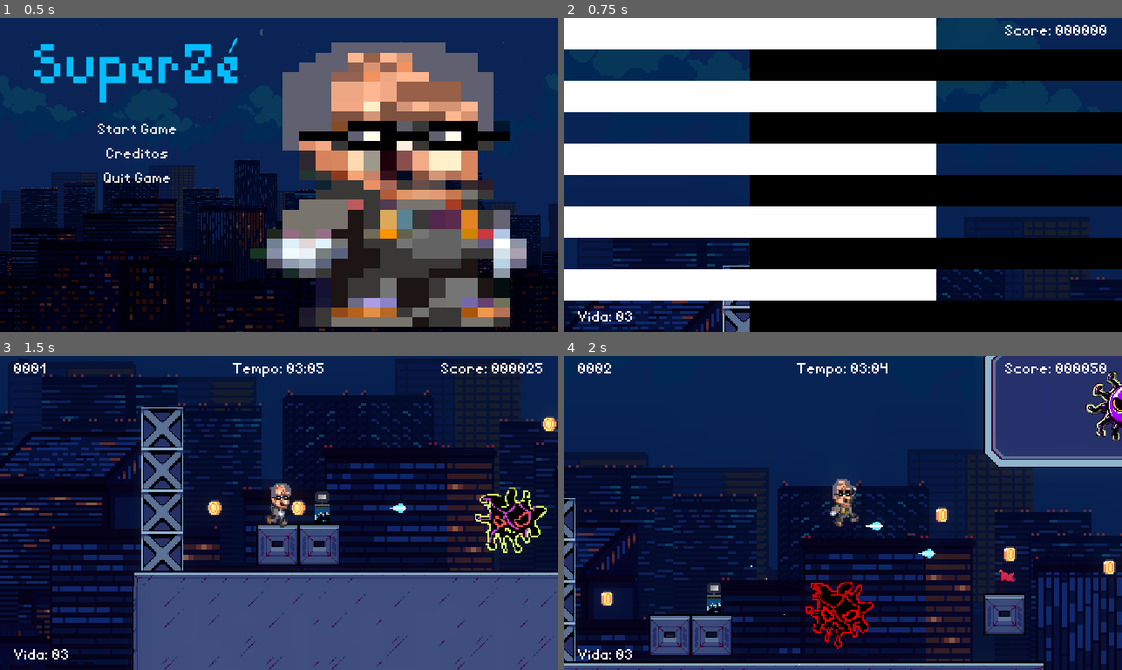
Above: before the commit, frames 1-4 (two rows, left to right).
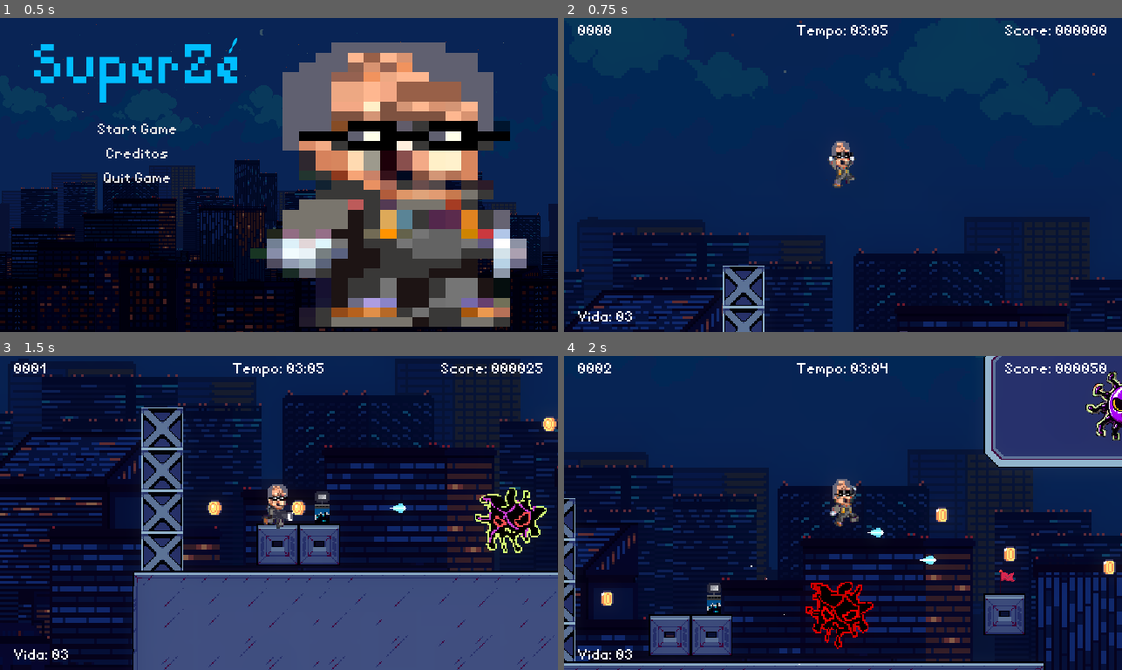
Above: after the commit, the same moments.

Repository: gabriiellrss/SuperZe
Game: Godot game, scene res://cenas/titlescreen.tscn
The game is run twice, just before and just after one commit, with the same random seed, the same clock (stepped at 60 frames per second) and the same inputs.
Inputs:
- Up to frame 1 (0.5 s): no input
- Up to frame 2 (0.75 s): click "Start Game" at 0.5 s
- Up to frame 3 (1.5 s): hold D (move_right) from 1.28 s (still down); hold Right (shoot) from 1.28 s (still down)
- Up to frame 4 (2 s): keep holding D (move_right); keep holding Right (shoot); tap Space (jump) at 1.52, 1.55, 1.82 s

Frame 1 is identical in both runs. In frame 2, 66% of the frame differs, in the area x 0-100%, y 0-100%; in frame 3, 0.5%; in frame 4, 0.2%.

Commit message:
adicionei merdas

Diff:
--- a/cenas/player.tscn
+++ b/cenas/player.tscn
@@ -6,6 +6,7 @@
 [ext_resource type="Texture2D" uid="uid://had3dpujt1es" path="res://assets/a625f29a-d7e2-4a06-99d9-ee20ef043a92.png" id="3_xojfc"]
 [ext_resource type="Texture2D" uid="uid://cqtcpud63mlbe" path="res://assets/zz.png" id="5_15dsx"]
 [ext_resource type="AudioStream" uid="uid://dpnbucrwcv4mg" path="res://audios/jump_sfx.wav" id="6_4y2i1"]
+[ext_resource type="Texture2D" uid="uid://bwkdssqdoubj5" path="res://assets/zcc.png" id="6_mp0j6"]
 [ext_resource type="AudioStream" uid="uid://b0jkncelajfem" path="res://audios/doubleJump_sfx.wav" id="7_ogt8j"]
 [ext_resource type="AudioStream" uid="uid://11bqqys2y1d0" path="res://audios/shot.wav" id="7_rijvs"]
 [ext_resource type="AudioStream" uid="uid://biqwfanapnasm" path="res://audios/Zé da Manga - Sound Effects BR.WAV" id="8_rijvs"]
@@ -101,6 +102,34 @@
 atlas = ExtResource("5_15dsx")
 region = Rect2(124, 0, 124, 149)
 
+[sub_resource type="AtlasTexture" id="AtlasTexture_1vaqx"]
+atlas = ExtResource("6_mp0j6")
+region = Rect2(0, 0, 125, 147)
+
+[sub_resource type="AtlasTexture" id="AtlasTexture_u4uu3"]
+atlas = ExtResource("6_mp0j6")
+region = Rect2(125, 0, 125, 147)
+
+[sub_resource type="AtlasTexture" id="AtlasTexture_luhlb"]
+atlas = ExtResource("6_mp0j6")
+region = Rect2(250, 0, 125, 147)
+
+[sub_resource type="AtlasTexture" id="AtlasTexture_821w2"]
+atlas = ExtResource("6_mp0j6")
+region = Rect2(353, 0, 119, 147)
+
+[sub_resource type="AtlasTexture" id="AtlasTexture_ldhcr"]
+atlas = ExtResource("6_mp0j6")
+region = Rect2(472, 0, 119, 147)
+
+[sub_resource type="AtlasTexture" id="AtlasTexture_i3yeh"]
+atlas = ExtResource("6_mp0j6")
+region = Rect2(609, 0, 126, 147)
+
+[sub_resource type="AtlasTexture" id="AtlasTexture_gqqv0"]
+atlas = ExtResource("6_mp0j6")
+region = Rect2(741, 0, 126, 147)
+
 [sub_resource type="AtlasTexture" id="AtlasTexture_rijvs"]
 atlas = ExtResource("5_15dsx")
 region = Rect2(248, 0, 124, 168)
@@ -222,6 +251,32 @@
 "loop": true,
 "name": &"shootJump",
 "speed": 12.0
+}, {
+"frames": [{
+"duration": 1.0,
+"texture": SubResource("AtlasTexture_1vaqx")
+}, {
+"duration": 1.0,
+"texture": SubResource("AtlasTexture_u4uu3")
+}, {
+"duration": 1.0,
+"texture": SubResource("AtlasTexture_luhlb")
+}, {
+"duration": 1.0,
+"texture": SubResource("AtlasTexture_821w2")
+}, {
+"duration": 1.0,
+"texture": SubResource("AtlasTexture_ldhcr")
+}, {
+"duration": 1.0,
+"texture": SubResource("AtlasTexture_i3yeh")
+}, {
+"duration": 1.0,
+"texture": SubResource("AtlasTexture_gqqv0")
+}],
+"loop": true,
+"name": &"shootRun",
+"speed": 11.0
 }, {
 "frames": [{
 "duration": 1.0,
@@ -249,8 +304,8 @@
 position = Vector2(0, -8)
 scale = Vector2(0.274193, 0.279333)
 sprite_frames = SubResource("SpriteFrames_2a8fw")
-animation = &"idle"
-frame_progress = 0.90461
+animation = &"shootRun"
+frame_progress = 0.0442224
 
 [node name="camera" type="Camera2D" parent="."]
 visible = false
@@ -284,6 +339,10 @@
 position = Vector2(11, -5)
 scale = Vector2(2.16887, 1.83201)
 
+[node name="Marker2D2" type="Marker2D" parent="."]
+position = Vector2(12, 0)
+scale = Vector2(2.16887, 1.83201)
+
 [node name="Jump_sfx" type="AudioStreamPlayer" parent="."]
 stream = ExtResource("6_4y2i1")
 volume_db = -3.216
--- a/cenas/titlescreen.tscn
+++ b/cenas/titlescreen.tscn
@@ -102,7 +102,6 @@
 auto_translate_mode = 1
 stream = ExtResource("6_hwg0w")
 volume_db = -33.583
-autoplay = true
 
 [node name="WorldEnvironment" type="WorldEnvironment" parent="."]
 environment = SubResource("Environment_23kea")
--- a/project.godot
+++ b/project.godot
@@ -19,6 +19,7 @@
 
 Globals="*res://scripts/globals.gd"
 DialogManager="*res://scripts/dialog_manager.gd"
+MusicPlayer="*res://scripts/music_player.gd"
 
 [display]
 
--- /dev/null
+++ b/scripts/music_player.gd
@@ -0,0 +1,14 @@
+extends Node
+
+@onready var music_player = AudioStreamPlayer.new()
+
+func _ready():
+	var music = preload("res://audios/The Weeknd - Save Your Tears (Instrumental).MP3")
+
+	if music is AudioStream:  # Garante que o áudio carregou corretamente
+		music.set_loop(true)   # Ativa o loop no stream de áudio
+
+	music_player.stream = music
+	music_player.volume_db = -20  # Ajuste o volume se necessário
+	add_child(music_player)  # Adiciona o player à cena
+	music_player.play()  # Começa a tocar automaticamente
--- a/scripts/my_player.gd
+++ b/scripts/my_player.gd
@@ -13,6 +13,7 @@
 var air_jumps = 0
 var is_jumping = false
 var is_shooting = false
+var is_shootrun = false
 var knockback_vector := Vector2.ZERO
 
 @onready var anim := $anim as AnimatedSprite2D
@@ -25,10 +26,9 @@
 
 signal player_has_died()
 
-# Aceleração e desaceleração para o movimento
 const ACCELERATION = 600.0
 const DECELERATION = 800.0
-const AIR_CONTROL_FACTOR = 0.6  # Controla o movimento no ar (quanto mais baixo, menos controle)
+const AIR_CONTROL_FACTOR = 0.6
 
 func _physics_process(delta):
 	# Aplica a gravidade
@@ -40,7 +40,7 @@
 		air_jumps = MAX_AIR_JUMPS
 		is_jumping = false
 
-	# Controle de pulo (pequeno e alto)
+	# Controle de pulo
 	if Input.is_action_just_pressed("jump"):
 		if is_on_floor():
 			velocity.y = JUMP_VELOCITY
@@ -53,75 +53,71 @@
 			is_jumping = true
 
 	if Input.is_action_just_released("jump") and velocity.y < JUMP_VELOCITY / 2:
-		velocity.y = JUMP_VELOCITY / 2  # Permite um pulo menor ao soltar o botão
+		velocity.y = JUMP_VELOCITY / 2
 
-	if Input.is_action_pressed("shoot"):
-		is_shooting = true
-		if shoot_cooldown.is_stopped():
-			shoot_bullet()
-	else:
-		is_shooting = false
-	# Movimento permitido no ar e no chão
+	# Atualiza se está atirando
+	is_shooting = Input.is_action_pressed("shoot")
+	if is_shooting and shoot_cooldown.is_stopped():
+		shoot_bullet()
+
+	# Movimento
 	var direction = Input.get_axis("move_left", "move_right")
 
-	if Input.is_action_pressed("move_left"):
-		if sign($Marker2D.position.x) == 1:
-			$Marker2D.position.x *= -1
+	# Atualiza posição do Marker2D para o lado correto
+	if direction < 0 and $Marker2D.position.x > 0:
+		$Marker2D.position.x *= -1
+		$Marker2D2.position.x *= -1
+	elif direction > 0 and $Marker2D.position.x < 0:
+		$Marker2D.position.x *= -1
+		$Marker2D2.position.x *= -1
 
-	if Input.is_action_pressed("move_right"):
-		if sign($Marker2D.position.x) == -1:
-			$Marker2D.position.x *= -1
-
-	# Aceleração/desaceleração no chão
+	# Aceleração e desaceleração no chão
 	if direction != 0:
 		velocity.x = move_toward(velocity.x, direction * SPEED, ACCELERATION * delta)
 	else:
 		velocity.x = move_toward(velocity.x, 0, DECELERATION * delta)
 
-	# Movimento no ar (controle reduzido)
+	# Movimento no ar
 	if not is_on_floor():
 		velocity.x = move_toward(velocity.x, direction * SPEED, ACCELERATION * delta * AIR_CONTROL_FACTOR)
 
-	# Troca as animações (bloqueia "run" no ar)
+	# Define se está correndo e atirando
+	is_shootrun = direction != 0 and is_shooting
+
+	# Troca de animações
 	if is_on_floor():
-		if direction != 0:
-			anim.play("run")  # Animação de correr
+		if is_shootrun:
+			anim.play("shootRun")
+		elif direction != 0:
+			anim.play("run")
 		elif is_shooting:
 			anim.play("shoot")
 		else:
-			anim.play("idle")  # Animação de ficar parado
+			anim.play("idle")
 	else:
 		if velocity.y < 0:
 			if air_jumps == 0:
 				anim.play("doubleJump")
 			elif is_shooting:
-				anim.play("shootJump")  # Animação de pulo atirando
+				anim.play("shootJump")
 			else:
 				anim.play("jump")
 		elif velocity.y > 0:
-			# Se estava atirando antes de cair, usa a animação "shortFall"
 			if is_shooting:
 				anim.play("shortFall")
 			else:
-				anim.play("fall")  # Animação de queda normal
+				anim.play("fall")
 
-	# Corrige o espelhamento do personagem dependendo da direção do movimento
+	# Corrige espelhamento do personagem
 	if direction != 0:
-		$anim.flip_h = (direction < 0)  # Usa flip_h ao invés de mexer no scale.x
-
+		$anim.flip_h = (direction < 0)
 
 	if knockback_vector != Vector2.ZERO:
 		velocity = knockback_vector
 
 	move_and_slide()
 
-
 func _on_hurtbox_body_entered(body: Node2D) -> void:
-	#if body.is_in_group("Teste"):
-		#print("foi alguma coisa")
-		#anim.play("dead")
-		#queue_free()
-
 	if $ray_right.is_colliding():
 		take_demage(Vector2(-400, -400))
 	elif $ray_left.is_colliding():
@@ -149,12 +145,20 @@
 
 func shoot_bullet():
 	var bullet_instance = BULLET_SCENE.instantiate()
+
+	# Define direção do bullet
 	if sign($Marker2D.position.x) == 1:
 		bullet_instance.set_directon(1)
 	else:
 		bullet_instance.set_directon(-1)
 
+	# **Escolhe onde o bullet será spawnado**
+	if is_shootrun:
+		bullet_instance.global_position = $Marker2D2.global_position
+	else:
+		bullet_instance.global_position = $Marker2D.global_position
+
+	# Adiciona o bullet e inicia cooldown
 	add_sibling(bullet_instance)
-	bullet_instance.global_position = $Marker2D.global_position
 	shoot_cooldown.start()
 	shot_2d.play()
--- a/world-01.tscn
+++ b/world-01.tscn
@@ -335,7 +335,7 @@
 sources/0 = SubResource("TileSetAtlasSource_84rnc")
 
 [sub_resource type="RectangleShape2D" id="RectangleShape2D_7g5es"]
-size = Vector2(10.5313, 149.5)
+size = Vector2(1.41598, 84)
 
 [sub_resource type="TileSetAtlasSource" id="TileSetAtlasSource_64xsk"]
 texture = ExtResource("1_nw1fg")
@@ -1491,7 +1491,8 @@
 [node name="world" type="Node2D"]
 script = ExtResource("1_w8loh")
 
-[node name="trasition" parent="." instance=ExtResource("2_evko6")]
+[node name="transition" parent="." instance=ExtResource("2_evko6")]
+visible = false
 
 [node name="goal" parent="." instance=ExtResource("2_em0ia")]
 position = Vector2(10546, 234)
@@ -1802,6 +1803,7 @@
 script = ExtResource("1_7g5es")
 
 [node name="CollisionShape2D" type="CollisionShape2D" parent="AreaDanger"]
+position = Vector2(-2.5, 64.875)
 scale = Vector2(4.24001, 1)
 shape = SubResource("RectangleShape2D_7g5es")
 debug_color = Color(0.906026, 0.26749, 0.375738, 0.42)
@@ -1825,7 +1827,7 @@
 script = ExtResource("1_7g5es")
 
 [node name="CollisionShape2D" type="CollisionShape2D" parent="AreaDanger3"]
-position = Vector2(34.3809, 82)
+position = Vector2(34.334, 78)
 scale = Vector2(4.24001, 1)
 shape = SubResource("RectangleShape2D_7g5es")
 debug_color = Color(0.906026, 0.26749, 0.375738, 0.42)
@@ -2144,7 +2146,6 @@
 auto_translate_mode = 1
 stream = ExtResource("27_evko6")
 volume_db = -15.405
-autoplay = true
 
 [node name="warning_sign" parent="." instance=ExtResource("21_84rnc")]
 position = Vector2(146, 255)
--- a/world-02.tscn
+++ b/world-02.tscn
@@ -8,7 +8,7 @@
 [ext_resource type="PackedScene" uid="uid://cfxjwip0qv2ui" path="res://cenas/virus.tscn" id="5_li56n"]
 [ext_resource type="PackedScene" uid="uid://de1olpkswj3g3" path="res://virus_4.tscn" id="6_gm7hu"]
 [ext_resource type="PackedScene" uid="uid://cu5boo61t28hl" path="res://virus_5.tscn" id="7_r2i50"]
-[ext_resource type="PackedScene" uid="uid://dv1abdnr2w04x" path="res://cenas/player.tscn" id="8_33wjk"]
+[ext_resource type="PackedScene" uid="uid://dv1abdnr2w04x" path="res://player.tscn" id="8_33wjk"]
 [ext_resource type="Script" uid="uid://bgdqpjgiu420q" path="res://control.gd" id="9_fw8vh"]
 [ext_resource type="Texture2D" uid="uid://0y5y2rjwls3v" path="res://assets/objects/coin_gold.png" id="10_li56n"]
 [ext_resource type="PackedScene" uid="uid://cwv1uk8q8dnkw" path="res://cenas/pause_menu.tscn" id="11_gm7hu"]
--- a/world-03.tscn
+++ b/world-03.tscn
@@ -3,7 +3,7 @@
 [ext_resource type="Script" uid="uid://dvifg0a5ne0jr" path="res://area_danger.gd" id="1_7g5es"]
 [ext_resource type="Texture2D" uid="uid://bd6bl24r2wiwo" path="res://Pixel_Woods_Tileset.png" id="1_nw1fg"]
 [ext_resource type="Texture2D" uid="uid://chun55ehm7xqy" path="res://Pixel_Woods_Tileset - Copy.png" id="2_dnccj"]
-[ext_resource type="PackedScene" uid="uid://dv1abdnr2w04x" path="res://cenas/player.tscn" id="3_agall"]
+[ext_resource type="PackedScene" uid="uid://dv1abdnr2w04x" path="res://player.tscn" id="3_agall"]
 [ext_resource type="PackedScene" uid="uid://dp8r5g67us011" path="res://cenas/gold_coin.tscn" id="8_nsla6"]
 [ext_resource type="Texture2D" uid="uid://oiq53vgr7hk8" path="res://BG_1/BG.png" id="9_64xsk"]
 [ext_resource type="Texture2D" uid="uid://dlef64jqowl2p" path="res://BG_1/Woods 1.png" id="10_agall"]
Binary file added: assets/zcc.png
Not shown, added: assets/zcc.png.import
Not shown: 1 places in cenas/player.tscn that only renumber resources
Not shown, changed: export_presets.cfg
Not shown, added: scripts/music_player.gd.uid
